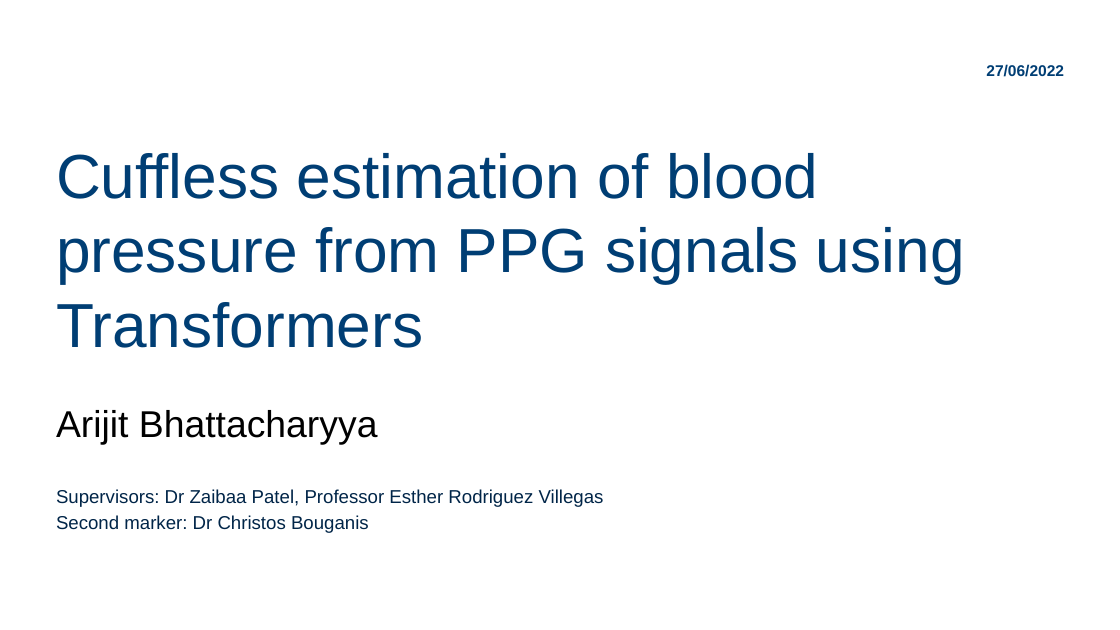
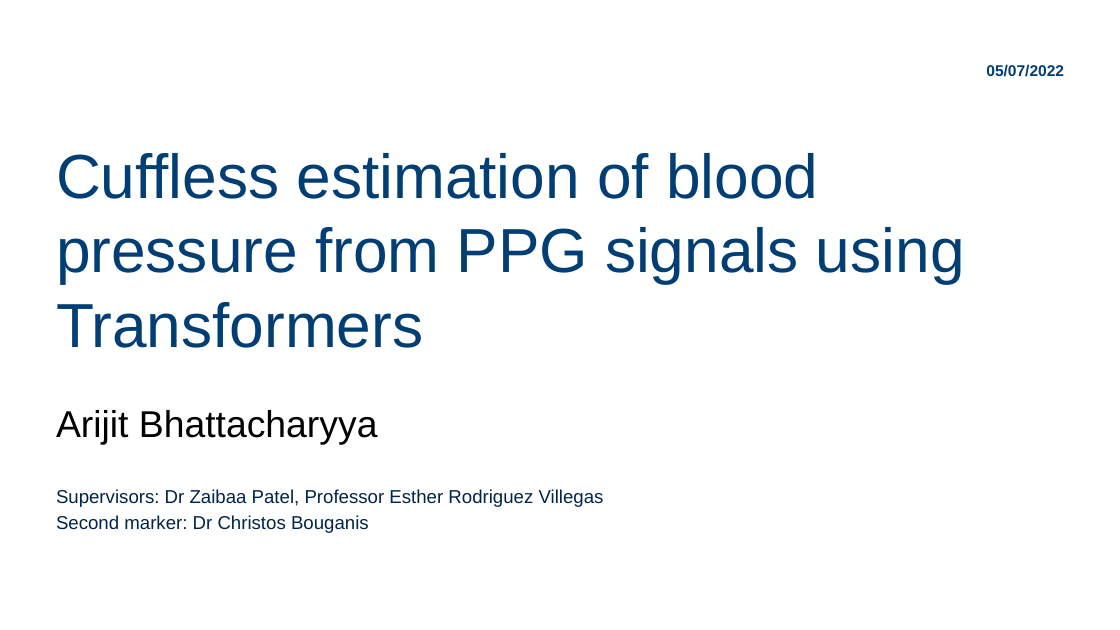
Before and after one commit to Rasterize101/FinalYearProject---BP-from-PPG, a slide deck: slide 1 of Final Report/FYP Final Presentation.pptx. Drawn at 1120x630 pixels with LibreOffice and Linux fonts; fonts in the diff are those of the drawing; background and template pictures are left out. Boxes give left, top, right and bottom in pixels: in the first picture for what was removed or moved away, otherwise in the second. Text is boxed around its words. In the diff, an @@ line names an element or a change of style, - is before the commit and + after.

```diff
--- a/Final Report/FYP Final Presentation.pptx
+++ b/Final Report/FYP Final Presentation.pptx
@@ text at (x1=986, y1=64, x2=1064, y2=77): text changed @@
-27/06/2022
+05/07/2022
```
Also in this commit, not shown: 1 other slide changed, 1 slide added, 5 other files.
